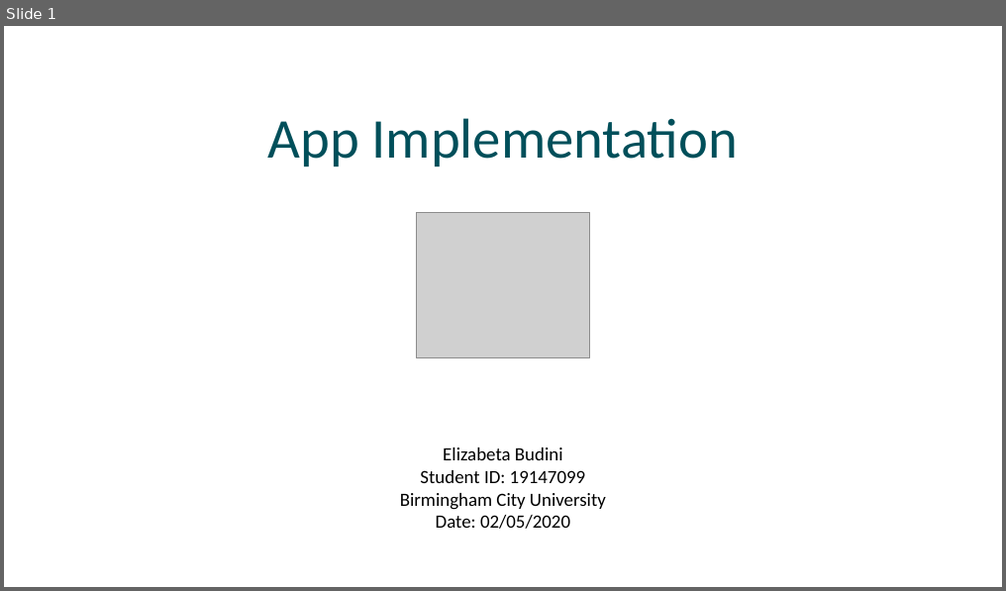
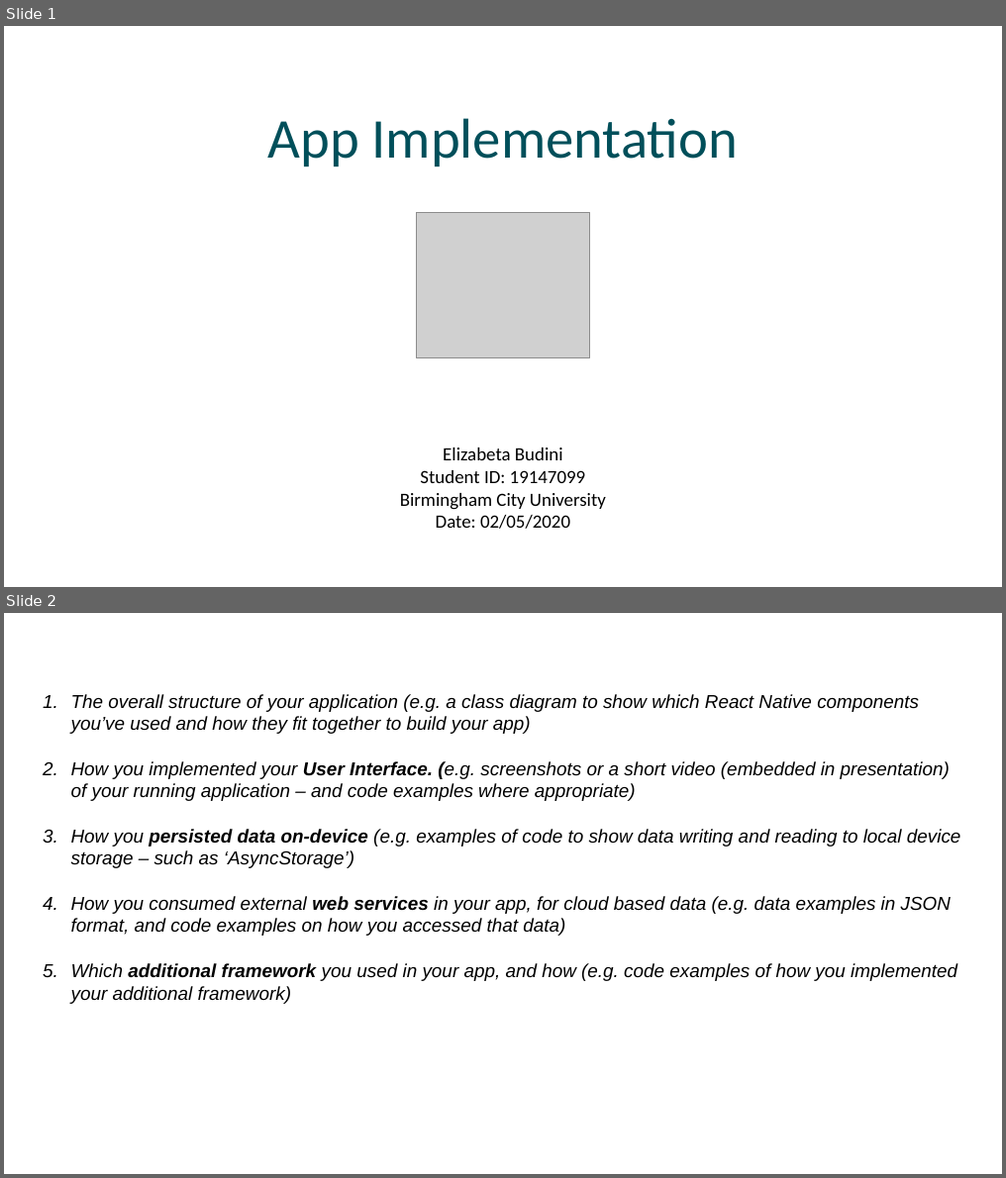
Before and after one commit to elizabetabudini/movies-react-app, a slide deck: doc/ImplementationPresentation.pptx. Shown one above the other, each under a label of ours: slide 1 before the commit, slides 1 and 2 after it. The pictures are 1006x591 and 1006x1178 pixels, drawn with LibreOffice and Linux fonts; fonts in the diff are those of the drawing; grey boxes stand for pictures. Boxes give left, top, right and bottom in pixels: in the first picture for what was removed or moved away, otherwise in the second. Text is boxed around its words. In the diff, an @@ line names an element or a change of style, - is before the commit and + after.

```diff
--- a/doc/ImplementationPresentation.pptx
+++ b/doc/ImplementationPresentation.pptx
@@ slide 2 added at (x1=4, y1=613, x2=1002, y2=1174), background #FFFFFF @@
@@ text added at (x1=71, y1=694, x2=961, y2=1004), 18 pt, text #000000, italic @@
+1. The overall structure of your application (e.g. a class diagram to show which React Native components you’ve used and how they fit together to build your app)
+2. How you implemented your User Interface. (e.g. screenshots or a short video (embedded in presentation) of your running application – and code examples where appropriate)
+3. How you persisted data on-device (e.g. examples of code to show data writing and reading to local device storage – such as ‘AsyncStorage’)
+4. How you consumed external web services in your app, for cloud based data (e.g. data examples in JSON format, and code examples on how you accessed that data)
+5. Which additional framework you used in your app, and how (e.g. code examples of how you implemented your additional framework)
```
Also in this commit, not shown: 18 other files.
